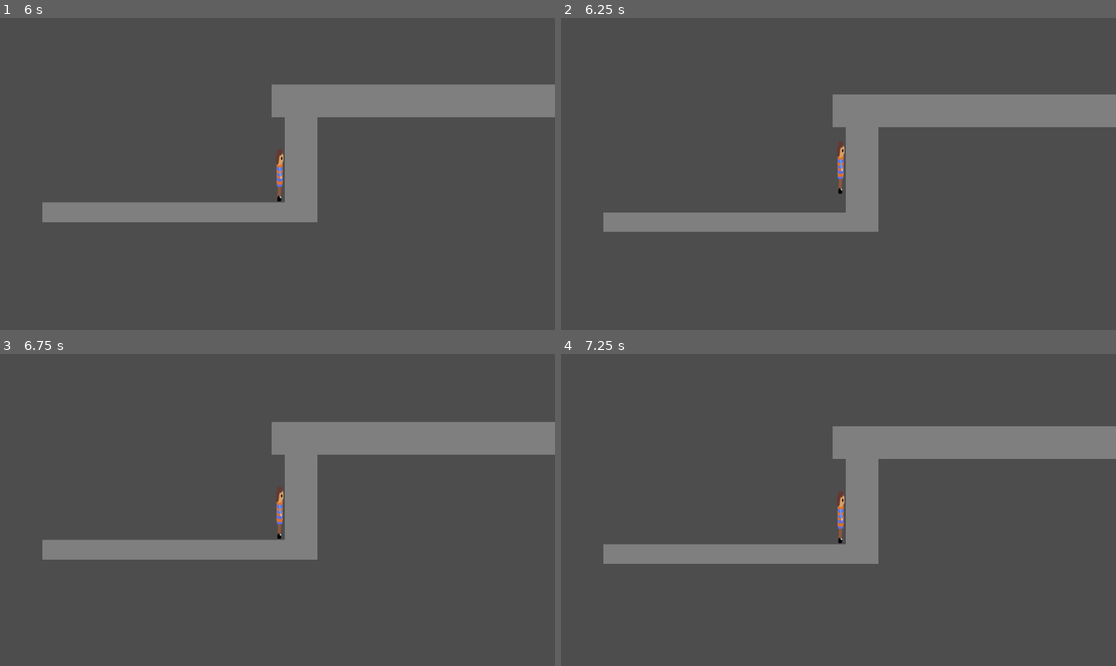
Above: before the commit, frames 1-4 (two rows, left to right).
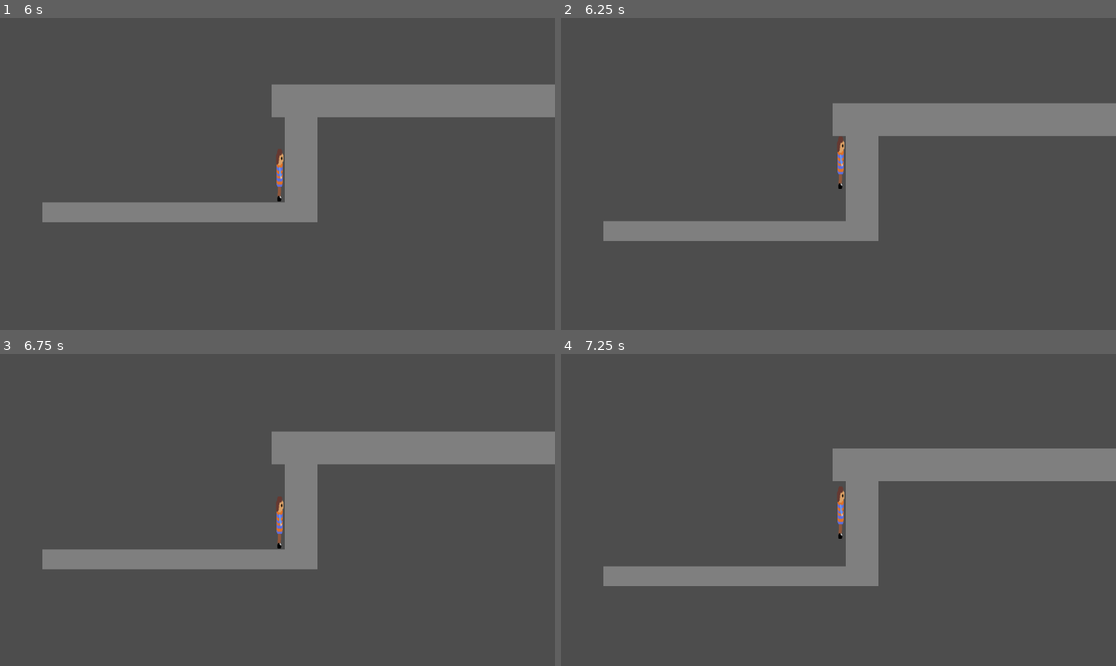
Above: after the commit, the same moments.

Repository: robertshepherdcpp/curiosity-calls
Game: Godot game, scene res://main.tscn
Two runs of this game, one before a commit and one after it. Both use one fixed random seed, a clock stepped at 60 frames per second and the inputs below.
Inputs:
- Up to frame 1 (6 s): tap Enter at 0.5 s; hold Right (right) 0.53-2.03 s; tap Space (jump) at 0.77, 1.52, 3.02, 3.77, 4.52 s; hold A (left) 2.03-4.28 s; hold Right (right) from 4.28 s (still down)
- Up to frame 2 (6.25 s): keep holding Right (right); tap Space (jump) at 6.02 s
- Up to frame 3 (6.75 s): keep holding Right (right)
- Up to frame 4 (7.25 s): keep holding Right (right); tap Space (jump) at 6.77 s

Frame 1 is identical in both runs. In frame 2, 5.5% of the frame differs, in the area x 7-100%, y 24-72%; in frame 3, 6.1%; in frame 4, 13%, in the area x 7-100%, y 23-75%.

Commit message:
fix jump

Diff:
--- a/curiosity-calls/player.gd
+++ b/curiosity-calls/player.gd
@@ -2,7 +2,7 @@
 
 
 const SPEED = 900.0
-const JUMP_VELOCITY = -450.0
+const JUMP_VELOCITY = -900.0
 
 var time = 0
 var needs_release = false;
